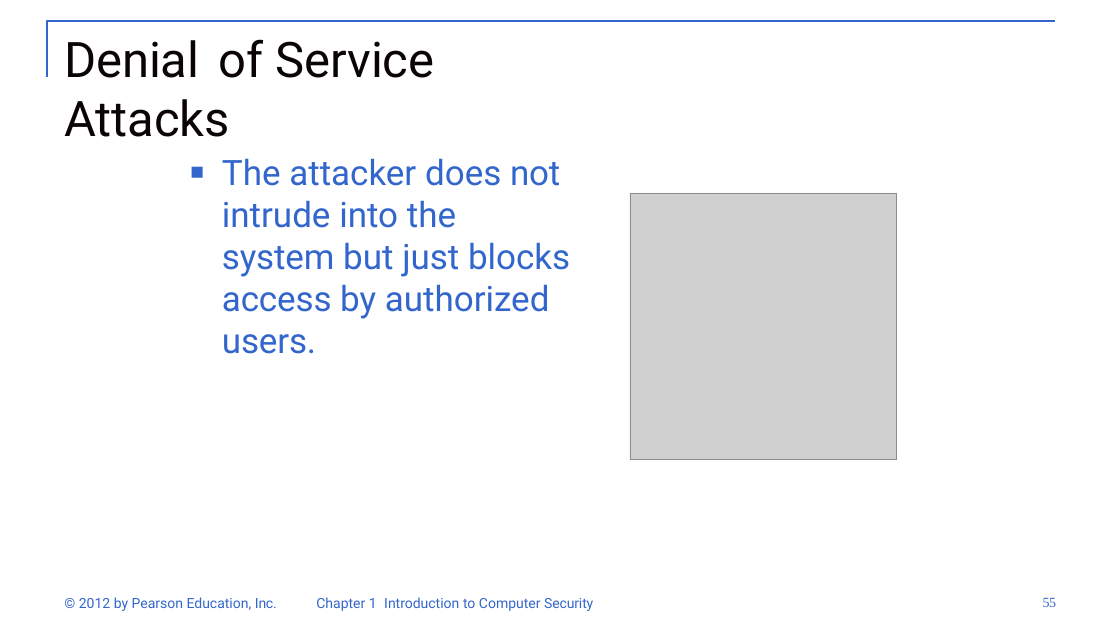
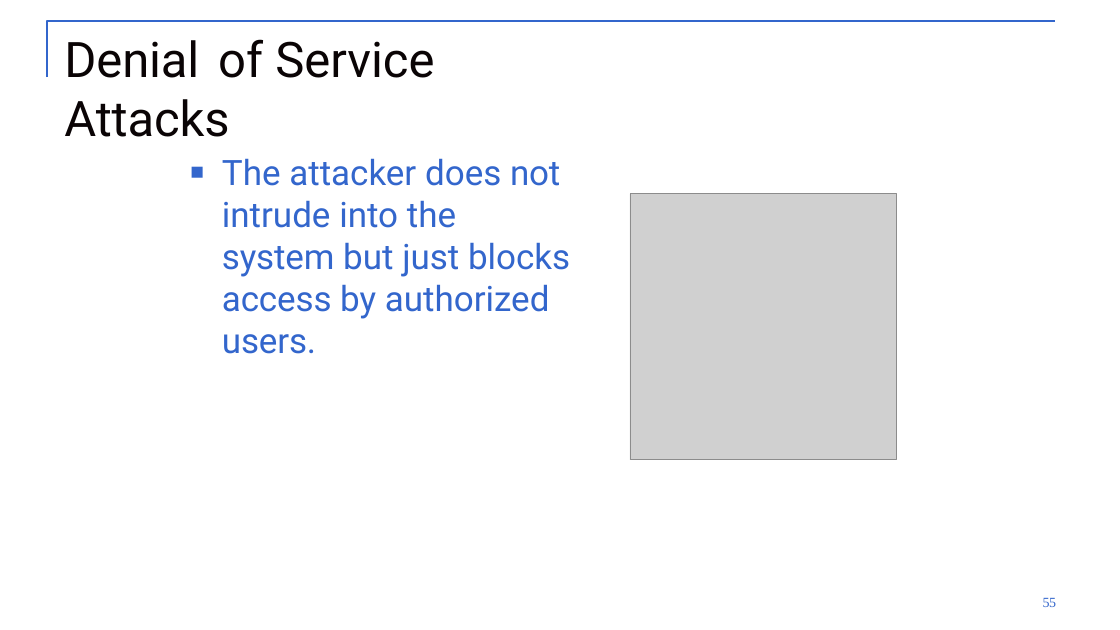
Before and after one commit to SagarChhabriya/Sem-6, a slide deck: slide 22 of 04-info-security/IS-VVeek-02-03.pptx (slide 24 before the commit). Drawn at 1120x630 pixels with LibreOffice and Linux fonts; fonts in the diff are those of the drawing; grey boxes stand for pictures. Boxes give left, top, right and bottom in pixels: in the first picture for what was removed or moved away, otherwise in the second. Text is boxed around its words. In the diff, an @@ line names an element or a change of style, - is before the commit and + after.

```diff
--- a/04-info-security/IS-VVeek-02-03.pptx
+++ b/04-info-security/IS-VVeek-02-03.pptx
@@ text removed at <box>79,597,277,611</box> @@
-© 2012 by Pearson Education, Inc.
@@ text removed at <box>316,597,593,611</box> @@
-Chapter 1 Introduction to Computer Security
```
Also in this commit, not shown: 20 other slides changed, 2 slides added, 7 slides removed, 9 other files.
